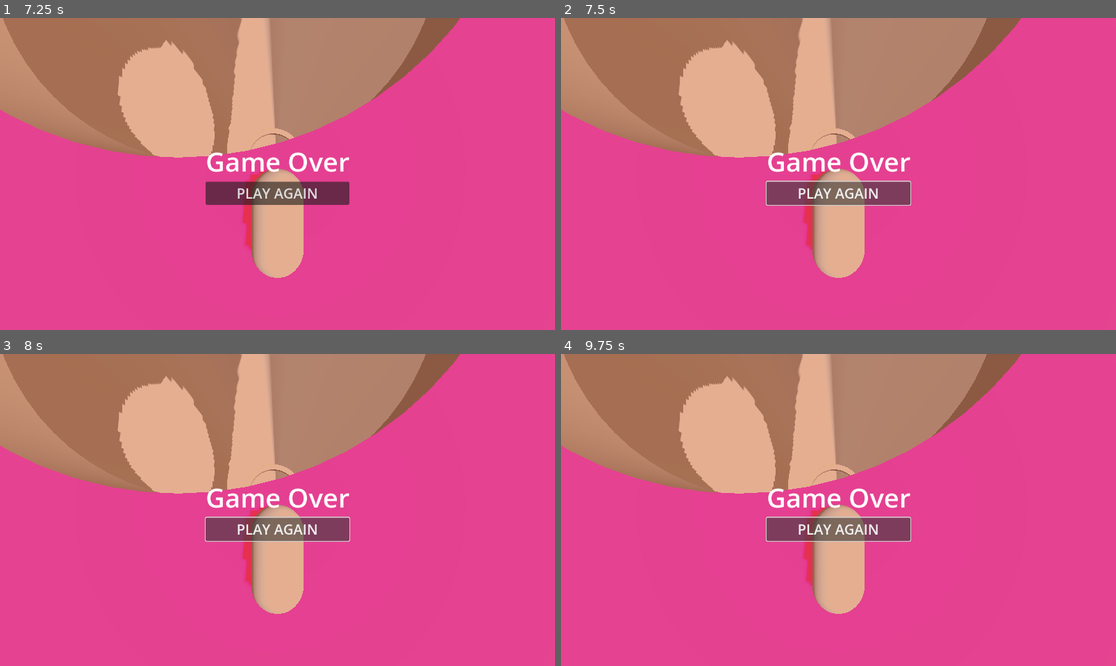
Above: before the commit, frames 1-4 (two rows, left to right).
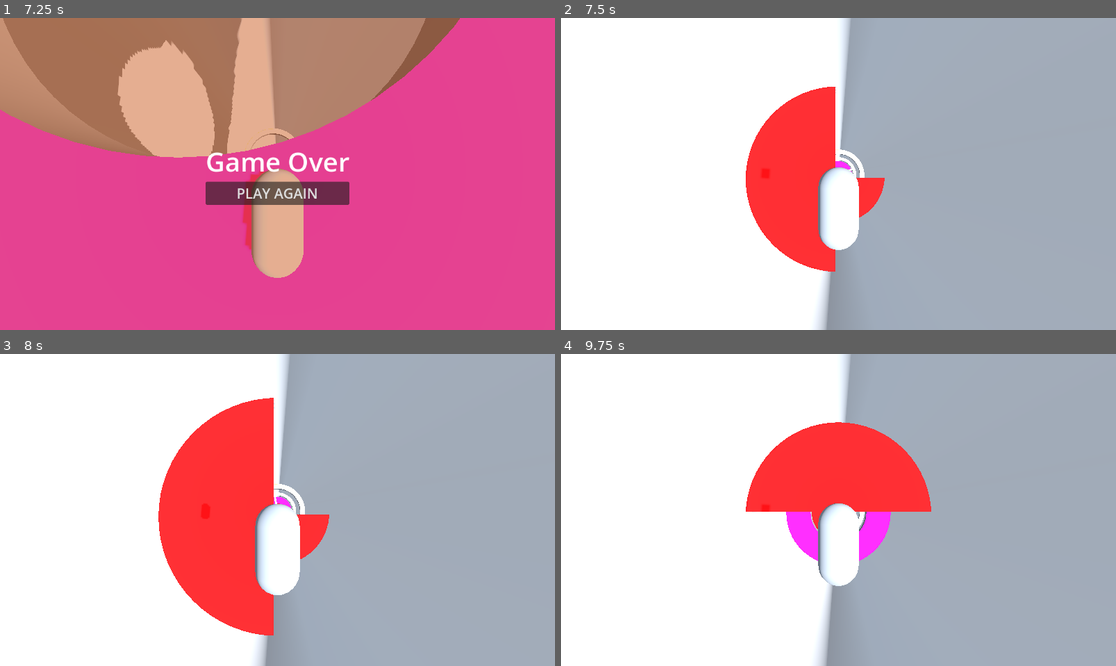
Above: after the commit, the same moments.

Repository: sen4az/HippieFall
Game: Godot game, scene res://Scenes/main.tscn
Two runs of this game, one before a commit and one after it. Both use one fixed random seed, a clock stepped at 60 frames per second and the inputs below.
Inputs (mouse positions are in pixels of both pictures, inside the frame that each line leads up to):
- Up to frame 1 (7.25 s): move the mouse to (249, 236) at 0.52 s; hold W (move_forward) 0.53-1.25 s; click (249, 236) at 0.67 s; drag from (444, 220) to (249, 236) at 1.27 s; move the mouse to (111, 127) at 2.02 s; hold A (move_left) 2.03-2.75 s; drag from (305, 174) to (111, 127) at 2.77 s; move the mouse to (194, 96) at 3.52 s; hold S (move_back) 3.53-4.25 s; drag from (399, 158) to (194, 96) at 4.27 s; move the mouse to (166, 189) at 5.02 s; hold W (move_forward) 5.03-5.75 s; click (166, 189) at 5.17 s; drag from (333, 105) to (166, 189) at 5.77 s; move the mouse to (249, 236) at 6.52 s; hold D (move_right) from 6.53 s (still down)
- Up to frame 2 (7.5 s): release D (move_right) at 7.25 s; click (838, 192) at 7.25 s, where only the run after the commit has a clickable "PLAY AGAIN"
- Up to frame 3 (8 s): no input
- Up to frame 4 (9.75 s): drag from (1005, 556) to (810, 572) at 8.02 s; move the mouse to (672, 463) at 8.77 s; hold S (move_back) 8.78-9.5 s; click (838, 528) at 9.5 s, where only the run after the commit has a clickable "PLAY AGAIN"

Frame 1 is identical in both runs. In frame 2, 100% of the frame differs, in the area x 0-100%, y 0-100%; in frame 3, 100%; in frame 4, 100%.

Commit message:
hippie-prototype-v-1.3
Added Try Again Button

Diff:
--- a/hippie-prototype-v-1.0/Scripts/game_over_manager.gd
+++ b/hippie-prototype-v-1.0/Scripts/game_over_manager.gd
@@ -9,13 +9,13 @@
 func _ready() -> void:
 	_player = get_node_or_null(player_path)
 	_ui = get_node_or_null(game_over_ui_path)
+
 	if _player == null:
 		push_error("GameOverManager: player_path invalid.")
 		return
 	if _ui == null:
 		push_error("GameOverManager: game_over_ui_path invalid.")
 		return
-
 
 	if _player.has_signal("died"):
 		_player.connect("died", Callable(self, "_on_player_died"))
@@ -25,6 +25,11 @@
 	if _ui.has_method("hide_ui"):
 		_ui.call("hide_ui")
 
+	if _ui.has_signal("restart_requested"):
+		_ui.connect("restart_requested", Callable(self, "_on_restart_requested"))
+	else:
+		push_error("GameOverManager: GameOverUI missing restart_requested signal")
+
 func _on_player_died() -> void:
 	get_tree().paused = true
 	if _ui.has_method("show_ui"):
--- a/hippie-prototype-v-1.0/Scripts/game_over_ui.gd
+++ b/hippie-prototype-v-1.0/Scripts/game_over_ui.gd
@@ -1,11 +1,23 @@
 extends CanvasLayer
 
+signal restart_requested
+
+@onready var restart_button: Button = $MarginContainer/VBoxContainer/RestartButton
+
 func _ready() -> void:
+	process_mode = Node.PROCESS_MODE_ALWAYS  # keep UI responsive while the game tree is paused
 	hide()
 
+	if restart_button:
+		restart_button.pressed.connect(_on_restart_pressed)
+	else:
+		push_error("RestartButton not found under GameOverUI")
 
 func show_ui() -> void:
 	show()
 
 func hide_ui() -> void:
 	hide()
+
+func _on_restart_pressed() -> void:
+	restart_requested.emit()
